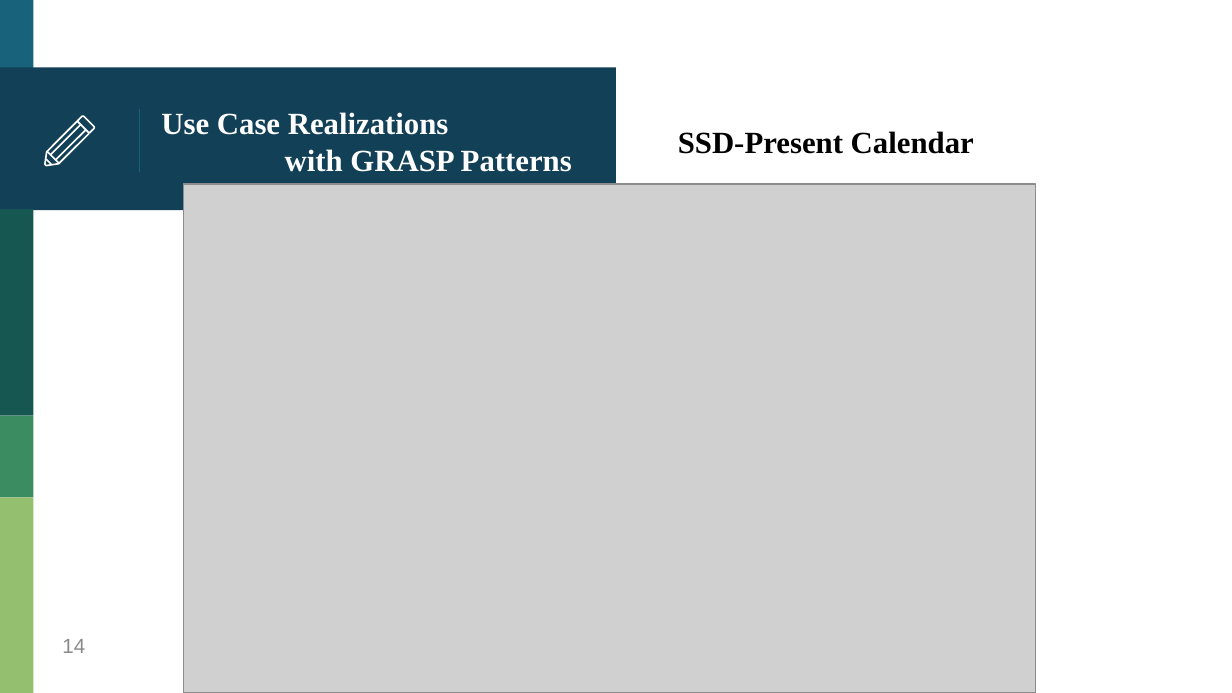
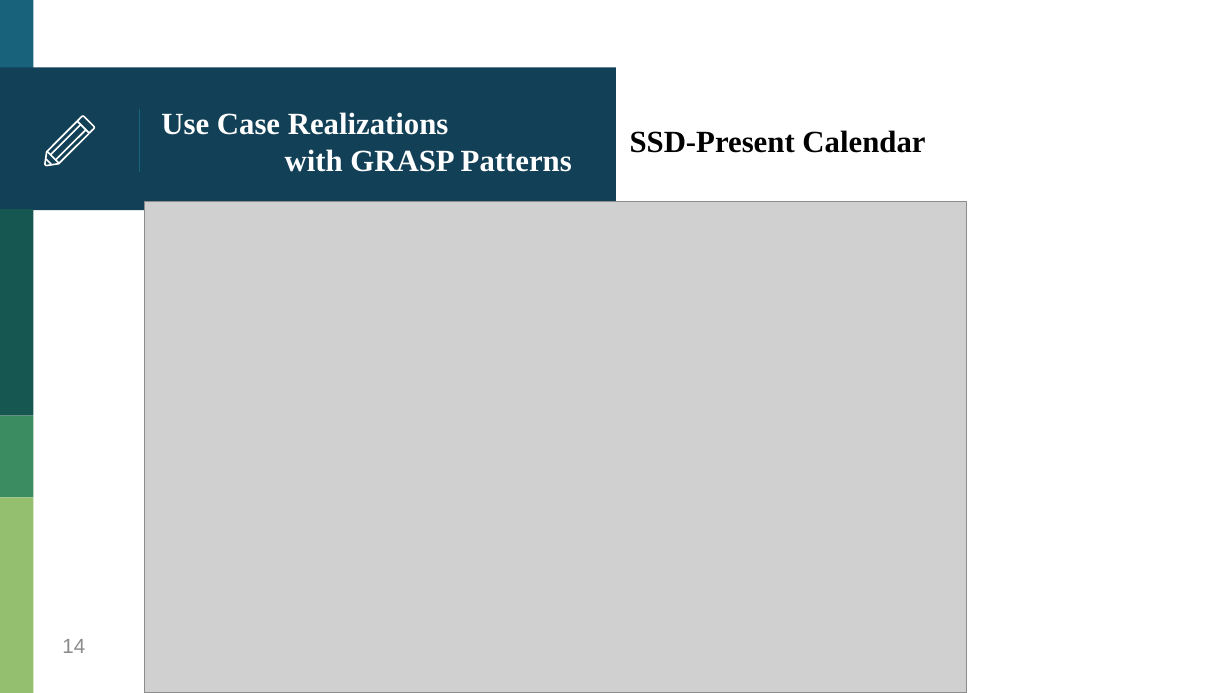
Before and after one commit to HankTwZhong/OOAD, a slide deck: slide 14 of OOAD_Midterm.pptx. Drawn at 1232x693 pixels with LibreOffice and Linux fonts; fonts in the diff are those of the drawing; grey boxes stand for pictures. Boxes give left, top, right and bottom in pixels: in the first picture for what was removed or moved away, otherwise in the second. Text is boxed around its words. In the diff, an @@ line names an element or a change of style, - is before the commit and + after.

```diff
--- a/OOAD_Midterm.pptx
+++ b/OOAD_Midterm.pptx
@@ text "SSD-Present Calendar": place and size @@
-text "SSD-Present Calendar" at bbox=[678, 131, 974, 154]
+text "SSD-Present Calendar" at bbox=[630, 130, 925, 153]
@@ picture: place and size @@
-picture at bbox=[184, 184, 1035, 692]
+picture at bbox=[144, 202, 966, 693]
```
Also in this commit, not shown: 10 other slides changed, 7 other files.
